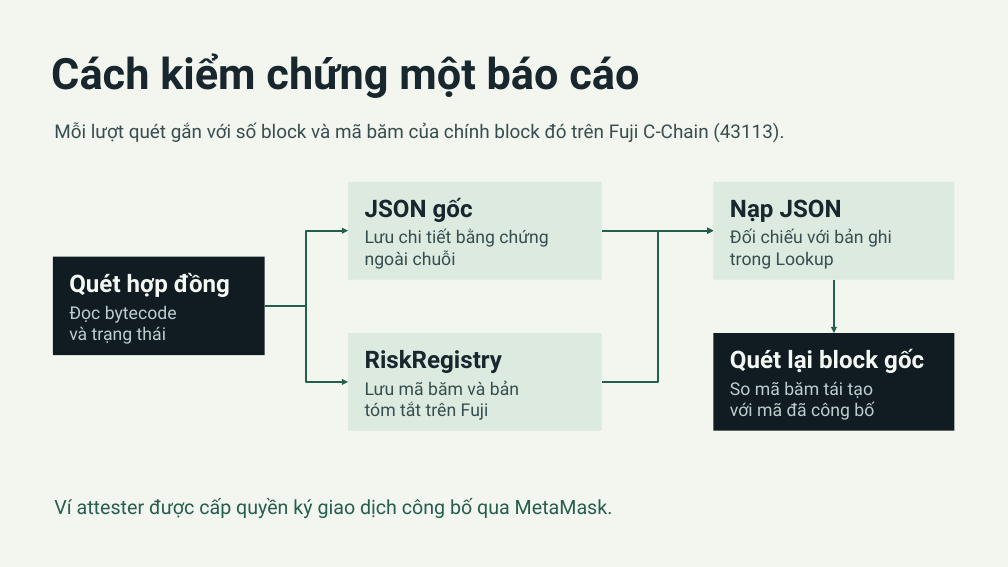
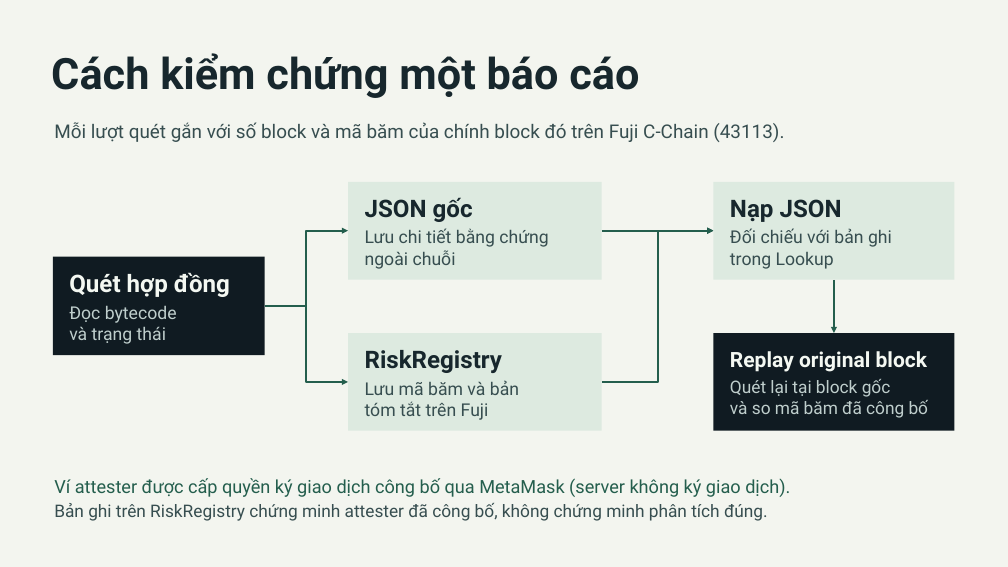
Before and after one commit to ChieNg00/AvaGuard, a slide deck: slide 2 of deliverables/AvaGuard-UniHack-2026-VI.pptx. Drawn at 1008x567 pixels with LibreOffice and Linux fonts; fonts in the diff are those of the drawing. Boxes give left, top, right and bottom in pixels: in the first picture for what was removed or moved away, otherwise in the second. Text is boxed around its words. In the diff, an @@ line names an element or a change of style, - is before the commit and + after.

```diff
--- a/deliverables/AvaGuard-UniHack-2026-VI.pptx
+++ b/deliverables/AvaGuard-UniHack-2026-VI.pptx
@@ text in rectangle at (730,351,929,418): text changed; size 16.8 to 16.5 pt @@
-Quét lại block gốc
-So mã băm tái tạo
-với mã đã công bố
+Replay original block
+Quét lại tại block gốc
+và so mã băm đã công bố
@@ text at (54,478,790,521): text changed; size 18.8 to 16.5 pt; text colour #245E4D to #374E50 @@
-Ví attester được cấp quyền ký giao dịch công bố qua MetaMask.
+Ví attester được cấp quyền ký giao dịch công bố qua MetaMask (server không ký giao dịch).
+Bản ghi trên RiskRegistry chứng minh attester đã công bố, không chứng minh phân tích đúng.
```
Also in this commit, not shown: 4 other slides changed, 1 other file.
